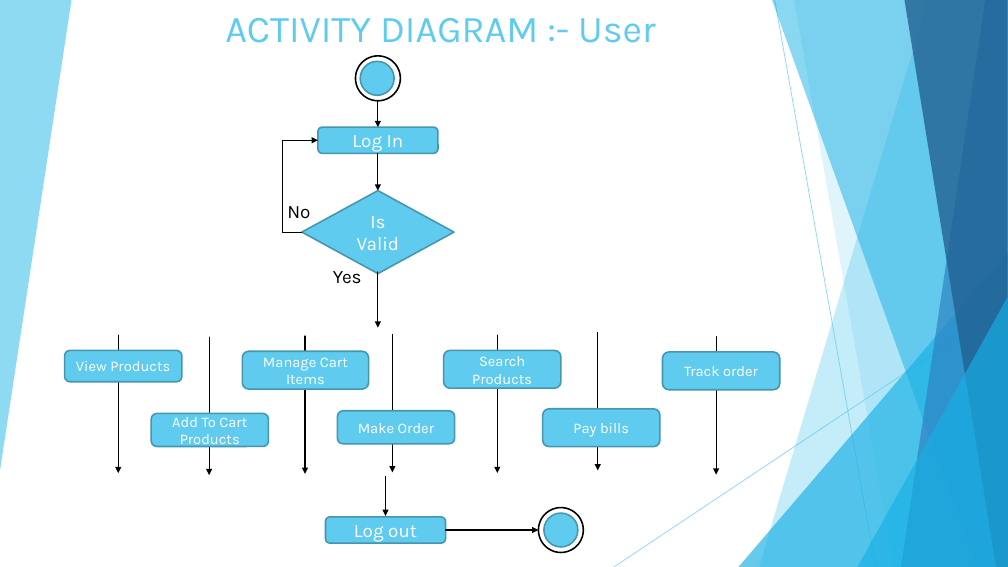
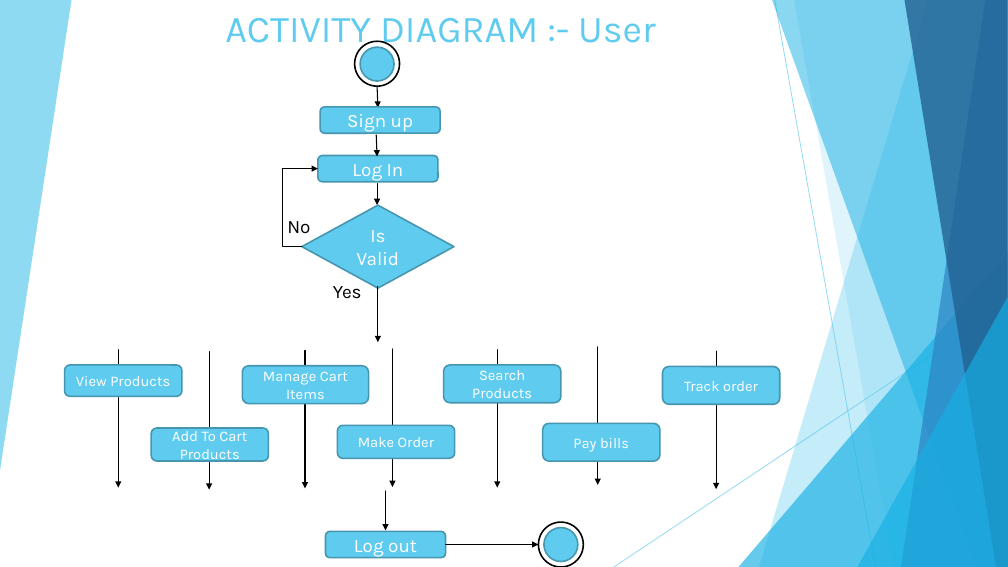
Before and after one commit to vivek-patel007/agwiscart-project, a slide deck: slide 25 of documents/project-agwiscart.pptx. Drawn at 1008x567 pixels with LibreOffice and Linux fonts; fonts in the diff are those of the drawing. Boxes give left, top, right and bottom in pixels: in the first picture for what was removed or moved away, otherwise in the second. Text is boxed around its words. In the diff, an @@ line names an element or a change of style, - is before the commit and + after.

```diff
--- a/documents/project-agwiscart.pptx
+++ b/documents/project-agwiscart.pptx
@@ ellipse: place and size @@
-ellipse at (355,56,400,101)
+ellipse at (355,42,399,86)
@@ ellipse: place and size @@
-ellipse at (360,61,394,95)
+ellipse at (360,47,394,81)
@@ arrow moved from (378, 101) - (378, 127) to (377, 86) - (378, 107) @@
@@ rounded rectangle added at (320,107,440,133), fill #5FCBEF, outline #4696B1 1.5 pt, 18 pt, text #FFFFFF @@
+Sign up
@@ arrow added from (377, 135) to (377, 157), #000000 1 pt @@
@@ elbow arrow moved from (302, 232) - (318, 141) to (302, 247) - (318, 169) @@
@@ rounded rectangle "Log In": place and size @@
-rounded rectangle "Log In" at (318,127,438,154)
+rounded rectangle "Log In" at (318,156,438,182)
@@ arrow moved from (378, 154) - (378, 191) to (377, 184) - (377, 205) @@
@@ 10 arrows, 8 rounded rectangles, 2 texts, 2 ellipses, 2 rectangles, 1 diamond: place and size @@
-10 arrows, 8 rounded rectangles, 2 texts, 2 ellipses, 2 rectangles, 1 diamond at (26,191,826,552)
+10 arrows, 8 rounded rectangles, 2 texts, 2 ellipses, 2 rectangles, 1 diamond at (26,205,826,567)
```
Also in this commit, not shown: 9 other slides changed, 43 other files.
